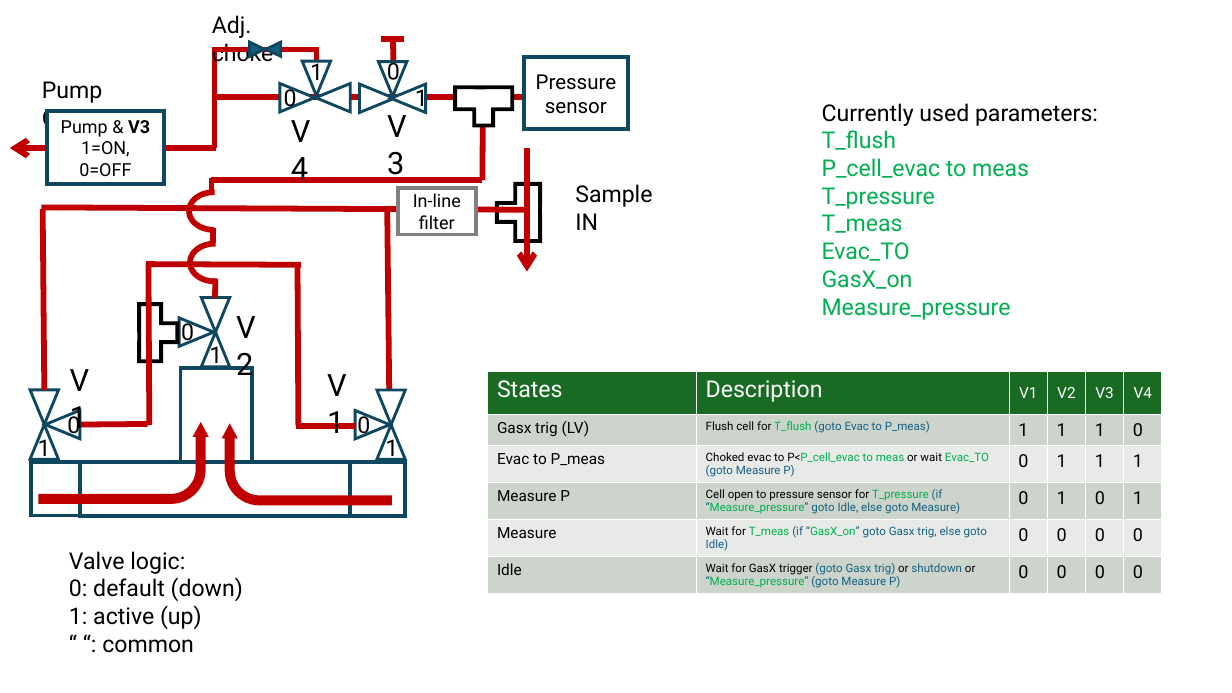
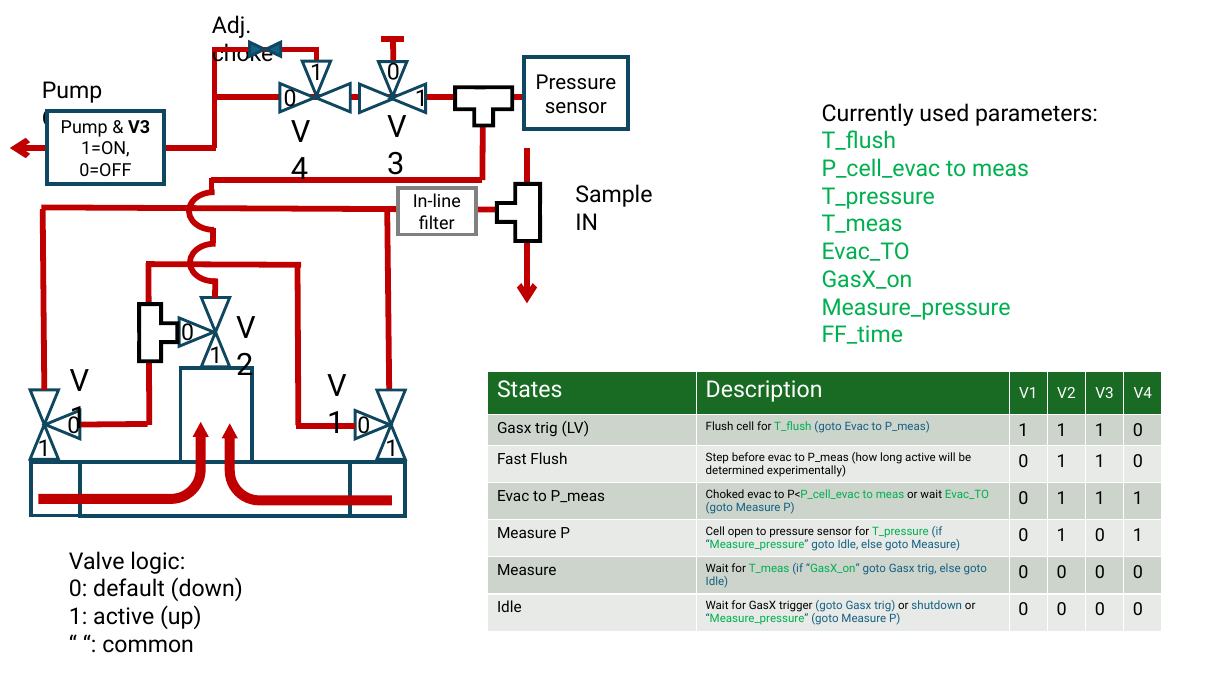
Before and after one commit to lampnis/vi-things, a slide deck: slide 1 of Valve config.pptx. Drawn at 1232x693 pixels with LibreOffice and Linux fonts; fonts in the diff are those of the drawing. Boxes give left, top, right and bottom in pixels: in the first picture for what was removed or moved away, otherwise in the second. Text is boxed around its words. In the diff, an @@ line names an element or a change of style, - is before the commit and + after.

Commit message:
added Fast flush state and modified .pptx. Still need to update .svg schematic

```diff
--- a/Valve config.pptx
+++ b/Valve config.pptx
@@ arrow moved from (527, 272) - (527, 148) to (527, 303) - (527, 148) @@
@@ text at (822, 325, 904, 344): paragraph added @@
+FF_time
@@ table at (488, 372, 1161, 631) @@
+row 3: Fast Flush | Step before evac to P_meas (how long active will be determined experimentally) | 0 | 1 | 1 | 0
```
Also in this commit, not shown: 1 other file.
